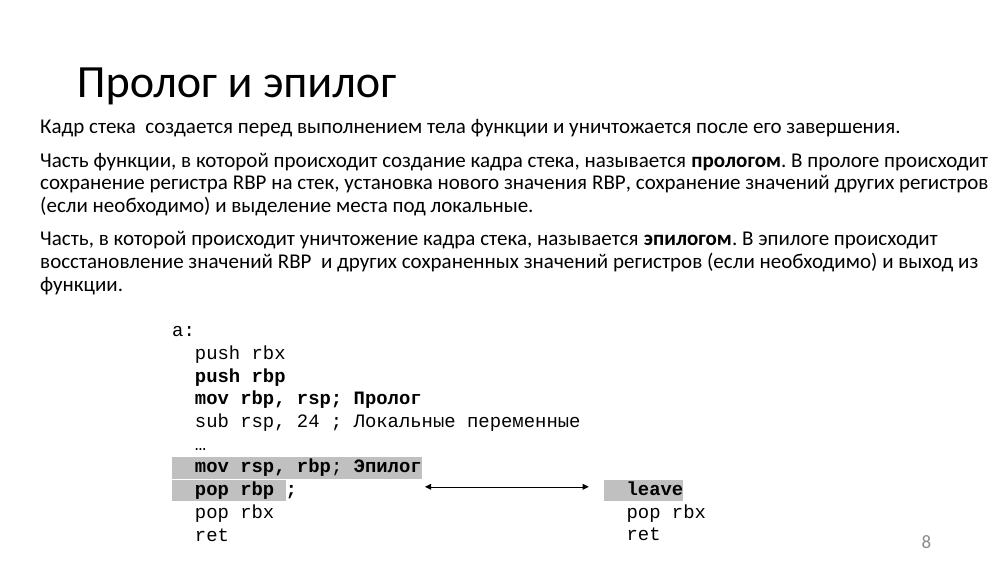
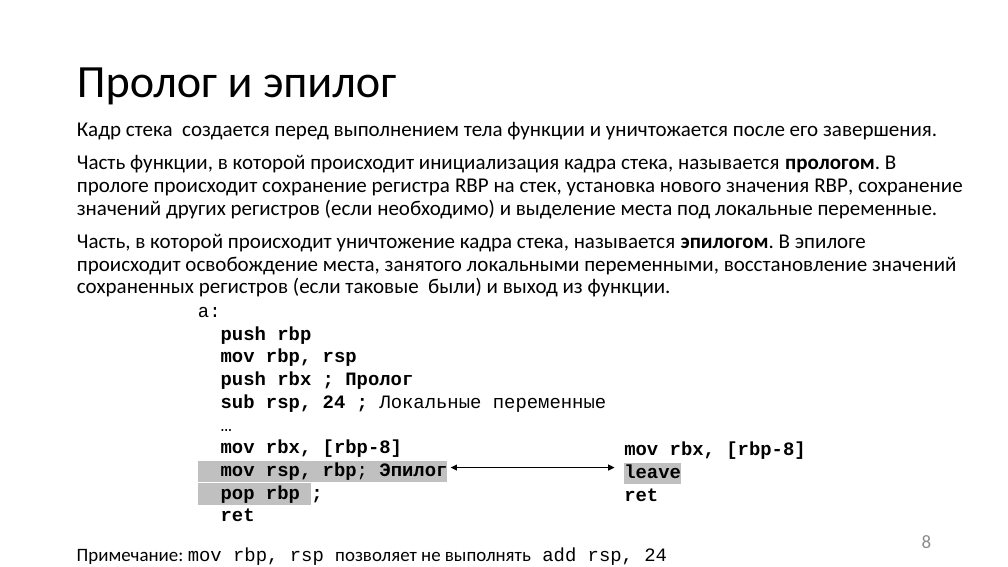
Before and after one commit to itsecd/low-level-programming, a slide deck: slide 8 of Lectures/3.Calling_conventions/Lecture3.pptx. Drawn at 1008x567 pixels with LibreOffice and Linux fonts; fonts in the diff are those of the drawing. Boxes give left, top, right and bottom in pixels: in the first picture for what was removed or moved away, otherwise in the second. Text is boxed around its words. In the diff, an @@ line names an element or a change of style, - is before the commit and + after.

```diff
--- a/Lectures/3.Calling_conventions/Lecture3.pptx
+++ b/Lectures/3.Calling_conventions/Lecture3.pptx
@@ text "Кадр стека создается перед выполнением ...": place and size @@
-text "Кадр стека создается перед выполнением ..." at bbox=[40, 118, 988, 295]
+text "Кадр стека создается перед выполнением ..." at bbox=[77, 121, 963, 297]
@@ text at bbox=[77, 154, 963, 297]: text changed @@
-Часть функции, в которой происходит создание кадра стека, называется прологом. В прологе происходит сохранение регистра RBP на стек, установка нового значения RBP, сохранение значений других регистров (если необходимо) и выделение места под локальные.
-Часть, в которой происходит уничтожение кадра стека, называется эпилогом. В эпилоге происходит восстановление значений RBP и других сохраненных значений регистров (если необходимо) и выход из функции.
+Часть функции, в которой происходит инициализация кадра стека, называется прологом. В прологе происходит сохранение регистра RBP на стек, установка нового значения RBP, сохранение значений других регистров (если необходимо) и выделение места под локальные переменные.
+Часть, в которой происходит уничтожение кадра стека, называется эпилогом. В эпилоге происходит освобождение места, занятого локальными переменными, восстановление значений сохраненных регистров (если таковые были) и выход из функции.
@@ text "a:": place and size @@
-text "a:" at bbox=[172, 326, 580, 541]
+text "a:" at bbox=[198, 307, 606, 522]
@@ text at bbox=[195, 346, 286, 363]: paragraph removed @@
-push rbx
@@ text at bbox=[221, 349, 413, 389]: text changed @@
-mov rbp, rsp; Пролог
+mov rbp, rsp
+push rbx ; Пролог
@@ text at bbox=[221, 395, 606, 522]: bold on in "sub rsp, 24 ;", "ret" @@
@@ text at bbox=[221, 440, 402, 457]: paragraph added @@
+mov rbx, [rbp-8]
@@ text "mov rbx, [rbp-8]": place and size @@
-text "mov rbx, [rbp-8]" at bbox=[627, 482, 706, 541]
+text "mov rbx, [rbp-8]" at bbox=[624, 442, 805, 501]
@@ text at bbox=[624, 442, 805, 459]: paragraph added @@
+mov rbx, [rbp-8]
@@ double arrow moved from (425, 487) - (589, 487) to (451, 467) - (615, 467) @@
@@ text at bbox=[195, 505, 274, 522]: paragraph removed @@
-pop rbx
@@ text at bbox=[624, 488, 658, 501]: bold on in "ret" @@
@@ text at bbox=[627, 504, 706, 522]: paragraph removed @@
-pop rbx
@@ text added at bbox=[77, 548, 667, 565], 18 pt, text #000000 @@
+Примечание: mov rbp, rsp позволяет не выполнять add rsp, 24
```
Also in this commit, not shown: 17 other slides changed, 1 slide added, 9 other files.
